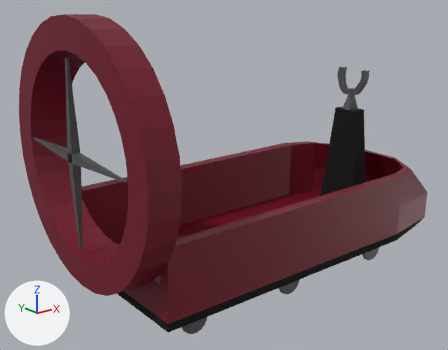
What one commit did to the FBX model Programa/Blender/Vehiculo_ventilador.fbx.
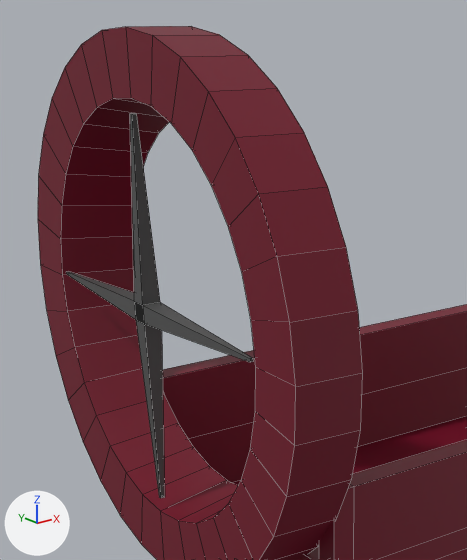
There are two pictures of each version: one whole from a camera (50 mm lens) standing at (-13.26, -12.3, 3.68) and looking at (-2.77, 0.81, -1.57), one close up on the part from 0% to 52% of the width and 0% to 81% of the height. The lights are fixed; the arrows at lower left show +X, +Y and +Z. The close-ups show mesh edges as thin lines. Where no turn or scale is listed for an object, it has been applied to the vertices. Vertices at the same position are counted once.
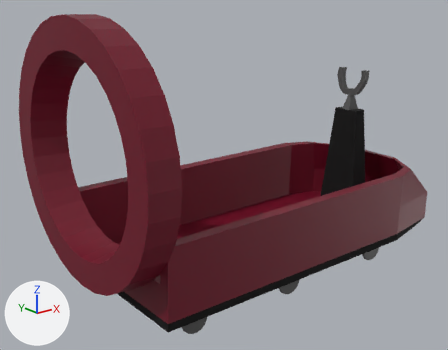
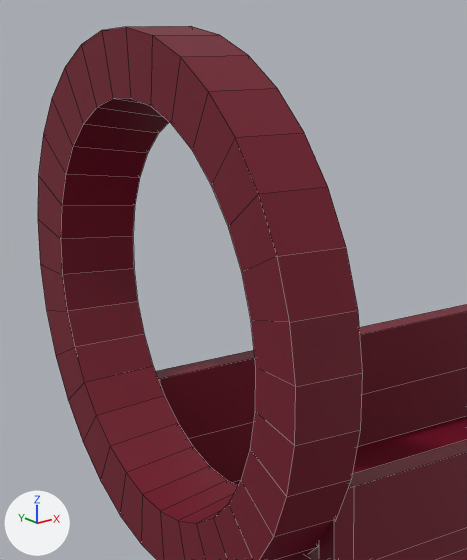
Patch to the scene script:
```diff
--- a/Programa/Blender/Vehiculo_ventilador.fbx.py
+++ b/Programa/Blender/Vehiculo_ventilador.fbx.py
@@ me_cube_001 @@
 me_cube_001.from_pydata(...)  # 784 vertices, 600 faces; spans x -8.76..2.79, y -2.57..3.8, z -0.47..6.55
 # used by ob_cube; location = (1.24, -0.19, -3.55)
+# me_cube_001 part 1: the loose piece of 24 vertices spanning x -8.76..-8.55, y -1.69..2.94, z 1.09..5.63 is deleted
 me_cube_001.materials.append(mat_material_001)
```

Boxes [x1, y1, x2, y2] around the edits, measured in the close-ups (467 x 560 px):
part 1 of me_cube_001, deleted: before [66, 113, 254, 498]
